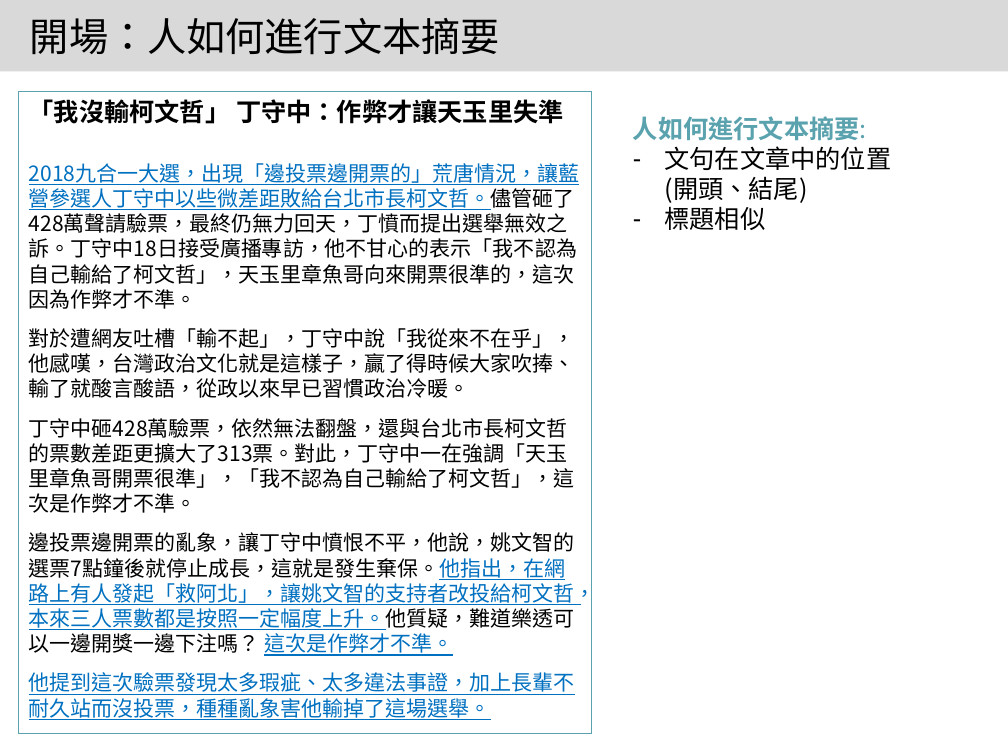
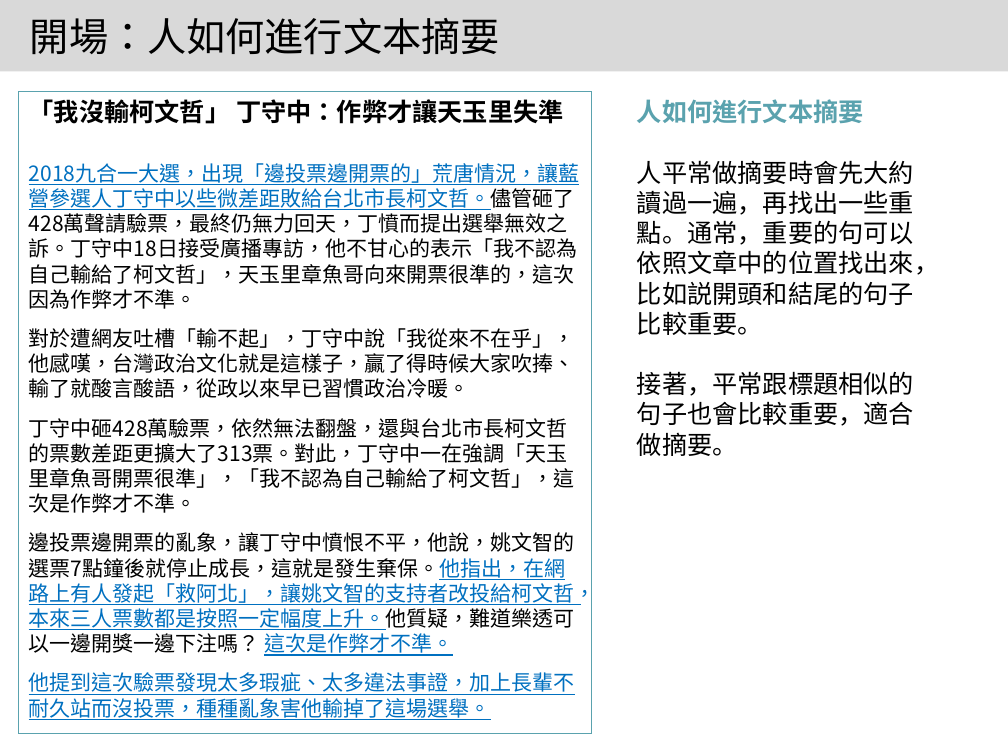
Before and after one commit to 1napcompsci/Automatic-Text-Summarization, a slide deck: slide 4 of Summarization with Yahoo - SETN/實習專案報告 Template (Revised).pptx. Drawn at 1008x756 pixels with LibreOffice and Linux fonts; fonts in the diff are those of the drawing. Boxes give left, top, right and bottom in pixels: in the first picture for what was removed or moved away, otherwise in the second. Text is boxed around its words. In the diff, an @@ line names an element or a change of style, - is before the commit and + after.

```diff
--- a/Summarization with Yahoo - SETN/實習專案報告 Template (Revised).pptx
+++ b/Summarization with Yahoo - SETN/實習專案報告 Template (Revised).pptx
@@ text at [637,99,939,456]: text changed @@
-人如何進行文本摘要:
-– 文句在文章中的位置(開頭、結尾)
-– 標題相似
+人如何進行文本摘要
+人平常做摘要時會先大約讀過一遍，再找出一些重點。通常，重要的句可以依照文章中的位置找出來，比如説開頭和結尾的句子比較重要。
+接著，平常跟標題相似的句子也會比較重要，適合做摘要。
```
Also in this commit, not shown: 14 other slides changed, 1 slide added.
